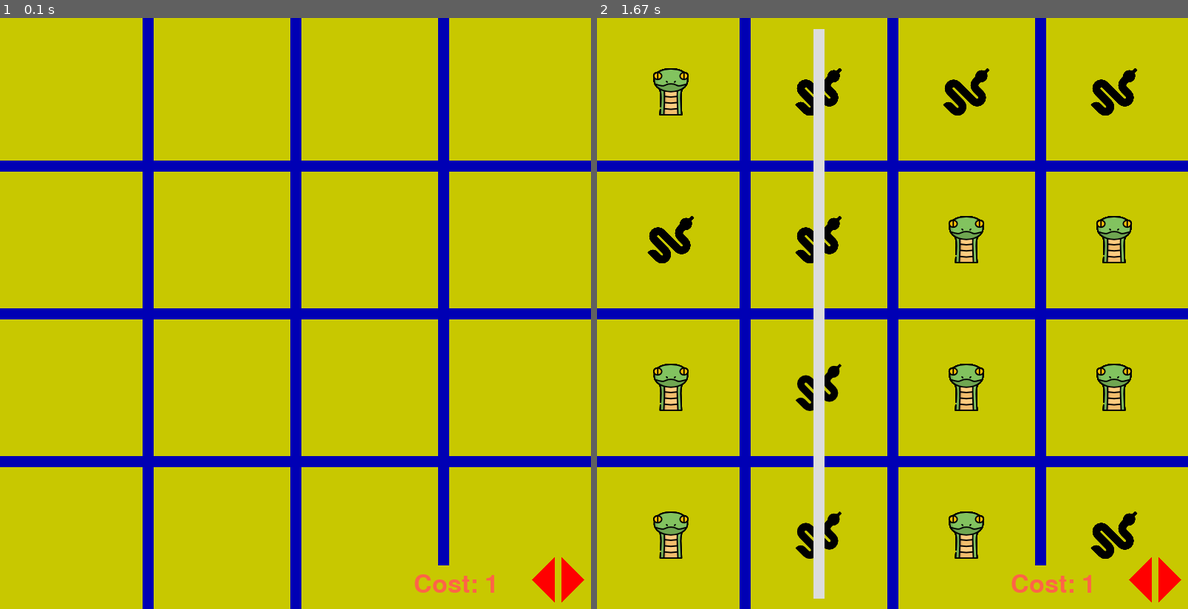
Above: before the commit, frames 1-2 (left to right).
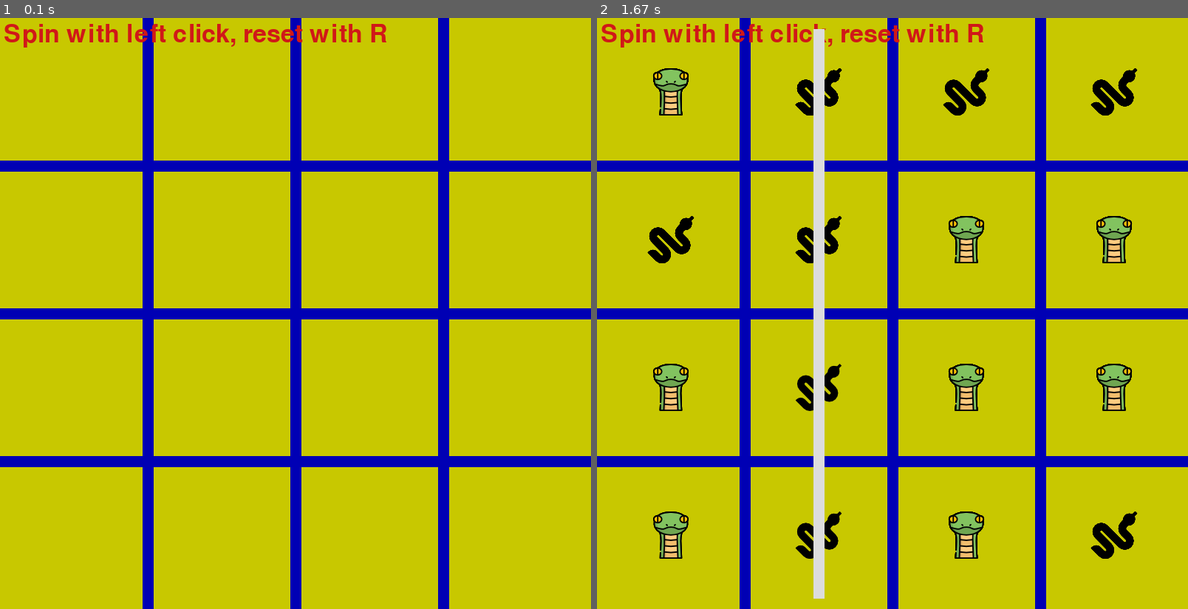
Above: after the commit, the same moments.

Repository: jackan214/Pygame-slots
Game: pygame game, started from pygame&pysimplegui/slot/slots.py
The game is run twice, just before and just after one commit, with the same random seed, the same clock (stepped at 60 frames per second) and the same inputs.
Inputs (mouse positions are in pixels of both pictures, inside the frame that each line leads up to):
- Up to frame 1 (0.1 s): no input
- Up to frame 2 (1.67 s): tap R at 0.33 s; click (892, 354) at 0.72 s

The runs differ from the first frame. In frame 1, 1.4% of the frame differs, in the area x 0-99%, y 1-100%; in frame 2, 1.4%.

Commit message:
Button removal

Diff:
--- a/pygame&pysimplegui/slot/slots.py
+++ b/pygame&pysimplegui/slot/slots.py
@@ -15,8 +15,9 @@
 windowName = "Slots"
 windowNameInt = 0
 cost = 1
-costtxt = "Cost: 1"
-fontClr = (255,99,71)
+#costtxt = "Cost: 1"
+instructions = "Spin with left click, reset with R"
+fontClr = (208,24,24)
 player = 1
 game_over = False
 
@@ -34,12 +35,16 @@
 triangleColor = (255, 0, 0)
 winLineColor = (220, 220, 220)
 
+myFont = pg.font.SysFont(None, 50)
+instrTxt = myFont.render(instructions, True, (fontClr))
+
 screen = pg.display.set_mode((width, height))
 pg.display.set_caption(windowName)
 screen.fill(bgColor)
 board = np.zeros((boardRows, boardCols))
 
 def drawLines() :
+
 
 	#Line 1 vert
 	pg.draw.line(screen, lineColor, (0, squareSize), (width, squareSize), lineWidth)
@@ -52,8 +57,12 @@
 	#Line 2 hori
 	pg.draw.line(screen, lineColor, (2 * squareSize, 0), (2 * squareSize, height), lineWidth)
 	#Line 3 hori
-	pg.draw.line(screen, lineColor, (3 * squareSize, 0), (3 * squareSize, height - 60), lineWidth)
-
+	pg.draw.line(screen, lineColor, (3 * squareSize, 0), (3 * squareSize, height), lineWidth)
+
+	#Instructions
+	screen.blit(instrTxt, (5, 5))
+
+"""
 def drawPointSyst() :
 
 	#(rightest point)(top point)(bottom point)
@@ -67,6 +76,7 @@
 	#(x,y)
 	screen.blit(textSurface, (560, 750))
 
+ """
 
 snake1 = pg.image.load("snake.png")
 snake2 = pg.image.load("blackSnake.png")
@@ -149,7 +159,7 @@
 def restart() :
 	screen.fill(bgColor)
 	drawLines()
-	drawPointSyst()
+	# drawPointSyst()
 	windowName = (str(windowNameInt))
 	pg.display.set_caption(windowName)
 	for row in range(boardRows) :
@@ -157,7 +167,7 @@
 			board[row][col] = 0
 
 drawLines()
-drawPointSyst()
+# drawPointSyst()
 
 def posCheckLeft(pos) :
 	x, y = pos
